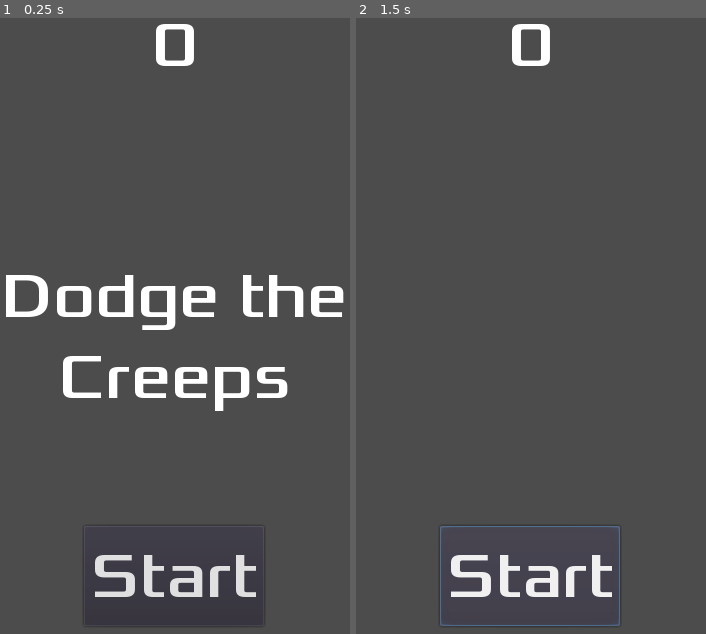
Above: before the commit, frames 1-2 (left to right).
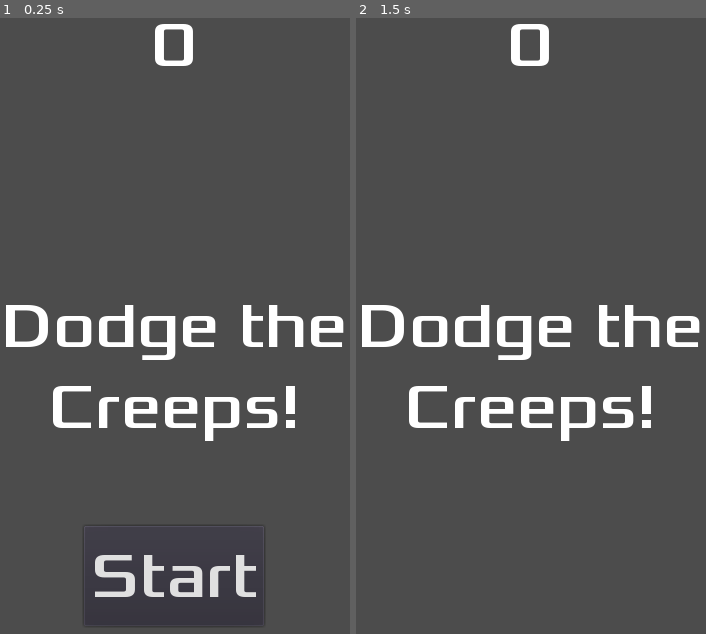
Above: after the commit, the same moments.

Repository: arthursiq5/dodge-the-creeps
Game: Godot game, scene res://HUD.tscn
Two runs of this game, one before a commit and one after it. Both use one fixed random seed, a clock stepped at 60 frames per second and the inputs below. The project has no main scene, so this scene is started directly.
Inputs (mouse positions are in pixels of both pictures, inside the frame that each line leads up to):
- Up to frame 1 (0.25 s): no input
- Up to frame 2 (1.5 s): click "Start" at 0.5 s; click (531, 578) at 1.25 s, where only the run before the commit has a clickable "Start"

The runs differ from the first frame. In frame 1, 8.4% of the frame differs, in the area x 1-99%, y 0-69%; in frame 2, 6.4%.

Commit message:
Corrigido jogo e adicionadas músicas

Diff:
--- a/HUD.gd
+++ b/HUD.gd
@@ -1,31 +1,31 @@
 extends CanvasLayer
 
 signal start_game
+
 
 func show_message(text):
 	$Message.text = text
 	$Message.show()
 	$MessageTimer.start()
 
+
 func show_game_over():
 	show_message("Game Over")
-	# espera até o MessageTimer terminar de contar
 	yield($MessageTimer, "timeout")
-
 	$Message.text = "Dodge the\nCreeps!"
 	$Message.show()
-
-	# cria um timer de 1 segundo e espera ele terminar
 	yield(get_tree().create_timer(1), "timeout")
 	$StartButton.show()
+
 
 func update_score(score):
 	$ScoreLabel.text = str(score)
 
-func _on_MessageTimer_timeout():
+
+func _on_StartButton_pressed():
 	$StartButton.hide()
 	emit_signal("start_game")
 
 
-func _on_StartButton_pressed():
+func _on_MessageTimer_timeout():
 	$Message.hide()
--- a/HUD.tscn
+++ b/HUD.tscn
@@ -1,20 +1,23 @@
-[gd_scene load_steps=4 format=2]
+[gd_scene load_steps=6 format=2]
 
-[ext_resource path="res://HUD.gd" type="Script" id=1]
-[ext_resource path="res://fonts/Xolonium-Regular.ttf" type="DynamicFontData" id=2]
+[ext_resource path="res://fonts/Xolonium-Regular.ttf" type="DynamicFontData" id=1]
+[ext_resource path="res://HUD.gd" type="Script" id=2]
 
 [sub_resource type="DynamicFont" id=1]
 size = 64
-font_data = ExtResource( 2 )
+font_data = ExtResource( 1 )
+
+[sub_resource type="InputEventAction" id=2]
+action = "ui_select"
+
+[sub_resource type="ShortCut" id=3]
+shortcut = SubResource( 2 )
 
 [node name="HUD" type="CanvasLayer"]
-script = ExtResource( 1 )
+script = ExtResource( 2 )
 
 [node name="ScoreLabel" type="Label" parent="."]
-anchor_left = 0.5
-anchor_right = 0.5
-margin_left = -22.5
-margin_right = 22.5
+anchor_right = 1.0
 margin_bottom = 78.0
 custom_fonts/font = SubResource( 1 )
 text = "0"
@@ -24,16 +27,13 @@
 }
 
 [node name="Message" type="Label" parent="."]
-anchor_left = 0.5
 anchor_top = 0.5
-anchor_right = 0.5
+anchor_right = 1.0
 anchor_bottom = 0.5
-margin_left = -173.5
-margin_top = -109.0
-margin_right = 173.5
-margin_bottom = 109.0
+margin_top = -79.5
+margin_bottom = 79.5
 custom_fonts/font = SubResource( 1 )
-text = "Dodge the Creeps"
+text = "Dodge the Creeps!"
 align = 1
 autowrap = true
 __meta__ = {
@@ -50,6 +50,7 @@
 margin_right = 90.0
 margin_bottom = -100.0
 custom_fonts/font = SubResource( 1 )
+shortcut = SubResource( 3 )
 text = "Start"
 __meta__ = {
 "_edit_use_anchors_": false
@@ -57,6 +58,7 @@
 
 [node name="MessageTimer" type="Timer" parent="."]
 wait_time = 2.0
+one_shot = true
 
 [connection signal="pressed" from="StartButton" to="." method="_on_StartButton_pressed"]
 [connection signal="timeout" from="MessageTimer" to="." method="_on_MessageTimer_timeout"]
--- a/Main.gd
+++ b/Main.gd
@@ -1,18 +1,21 @@
 extends Node
 
-export (PackedScene) var mob_scene
+export (PackedScene) var Mob
 var score
+
 
 func _ready():
 	randomize()
+
 
 func game_over():
 	$ScoreTimer.stop()
 	$MobTimer.stop()
 	$HUD.show_game_over()
 	get_tree().call_group("mobs", "queue_free")
-	#$Music.stop()
-	#$DeathSound.play()
+	$Music.stop()
+	$DeathSound.play()
+
 
 func new_game():
 	score = 0
@@ -20,36 +23,32 @@
 	$StartTimer.start()
 	$HUD.update_score(score)
 	$HUD.show_message("Get Ready")
-	#$Music.play()
+	$Music.play()
+
+
+func _on_MobTimer_timeout():
+	# Choose a random location on Path2D.
+	$MobPath/MobSpawnLocation.offset = randi()
+	# Create a Mob instance and add it to the scene.
+	var mob = Mob.instance()
+	add_child(mob)
+	# Set the mob's direction perpendicular to the path direction.
+	var direction = $MobPath/MobSpawnLocation.rotation + PI / 2
+	# Set the mob's position to a random location.
+	mob.position = $MobPath/MobSpawnLocation.position
+	# Add some randomness to the direction.
+	direction += rand_range(-PI / 4, PI / 4)
+	mob.rotation = direction
+	# Set the velocity (speed & direction).
+	mob.linear_velocity = Vector2(rand_range(mob.min_speed, mob.max_speed), 0)
+	mob.linear_velocity = mob.linear_velocity.rotated(direction)
+
+
+func _on_ScoreTimer_timeout():
+	score += 1
+	$HUD.update_score(score)
 
 
 func _on_StartTimer_timeout():
 	$MobTimer.start()
 	$ScoreTimer.start()
-
-func _on_ScoreTimer_timeout():
-	score += 1
-	$HUD.update_score(score)
-
-func _on_MobTimer_timeout():
-	var mob = mob_scene.instance()
-	var mob_spawn_location = get_node("MobPath/MobSpawnLocation")
-
-	# escolhe um local aleatório para o Path2D
-	$MobPath/MobSpawnLocation.offset = randi()
-
-	# Seleciona uma direção perpendicular ao caminho para o mob
-	var direction = mob_spawn_location.rotation + PI / 2
-
-	# define a posição do mob para um local aleatório
-	mob.position = mob_spawn_location.position
-
-	# adiciona detalhes randômicos à direção
-	direction += rand_range(-PI / 4, PI / 4)
-	mob.rotation = direction
-
-	# define a velocidade do mob
-	var velocity = Vector2(rand_range(150.0, 250.0), 0.0)
-	mob.linear_velocity = velocity.rotated(direction)
-
-	add_child(mob)
--- a/Main.tscn
+++ b/Main.tscn
@@ -1,9 +1,11 @@
-[gd_scene load_steps=6 format=2]
+[gd_scene load_steps=8 format=2]
 
 [ext_resource path="res://Player.tscn" type="PackedScene" id=1]
 [ext_resource path="res://Main.gd" type="Script" id=2]
 [ext_resource path="res://Mob.tscn" type="PackedScene" id=3]
 [ext_resource path="res://HUD.tscn" type="PackedScene" id=4]
+[ext_resource path="res://art/House In a Forest Loop.ogg" type="AudioStream" id=5]
+[ext_resource path="res://art/gameover.wav" type="AudioStream" id=6]
 
 [sub_resource type="Curve2D" id=1]
 _data = {
@@ -12,7 +14,7 @@
 
 [node name="Main" type="Node"]
 script = ExtResource( 2 )
-mob_scene = ExtResource( 3 )
+Mob = ExtResource( 3 )
 
 [node name="ColorRect" type="ColorRect" parent="."]
 anchor_right = 1.0
@@ -34,7 +36,7 @@
 one_shot = true
 
 [node name="StartPosition" type="Position2D" parent="."]
-position = Vector2( 240, 400 )
+position = Vector2( 240, 450 )
 
 [node name="MobPath" type="Path2D" parent="."]
 curve = SubResource( 1 )
@@ -43,6 +45,12 @@
 
 [node name="HUD" parent="." instance=ExtResource( 4 )]
 
+[node name="Music" type="AudioStreamPlayer" parent="."]
+stream = ExtResource( 5 )
+
+[node name="DeathSound" type="AudioStreamPlayer" parent="."]
+stream = ExtResource( 6 )
+
 [connection signal="hit" from="Player" to="." method="game_over"]
 [connection signal="timeout" from="MobTimer" to="." method="_on_MobTimer_timeout"]
 [connection signal="timeout" from="ScoreTimer" to="." method="_on_ScoreTimer_timeout"]
--- a/Player.gd
+++ b/Player.gd
@@ -1,17 +1,14 @@
 extends Area2D
+
 signal hit
 
-export var speed = 400 # velocidade (pixels/sec)
-var screen_size # tamanho da tela
+export var speed = 400
+var screen_size
 
 func _ready():
 	screen_size = get_viewport_rect().size
 	hide()
 
-func start(pos):
-	position = pos
-	show()
-	$CollisionShape2D.disabled = false
 
 func _process(delta):
 	var velocity = Vector2()  # The player's movement vector.
@@ -42,7 +39,14 @@
 		$AnimatedSprite.animation = "up"
 		$AnimatedSprite.flip_v = velocity.y > 0
 
+
 func _on_Player_body_entered(body):
 	hide()  # Player disappears after being hit.
 	emit_signal("hit")
 	$CollisionShape2D.set_deferred("disabled", true)
+
+
+func start(pos):
+	position = pos
+	show()
+	$CollisionShape2D.disabled = false
--- a/Player.tscn
+++ b/Player.tscn
@@ -8,31 +8,29 @@
 
 [sub_resource type="SpriteFrames" id=1]
 animations = [ {
-"frames": [ ExtResource( 3 ), ExtResource( 2 ) ],
+"frames": [ ExtResource( 3 ), ExtResource( 4 ) ],
 "loop": true,
 "name": "up",
 "speed": 5.0
 }, {
-"frames": [ ExtResource( 4 ), ExtResource( 1 ) ],
+"frames": [ ExtResource( 2 ), ExtResource( 1 ) ],
 "loop": true,
 "name": "walk",
 "speed": 5.0
 } ]
 
 [sub_resource type="CapsuleShape2D" id=2]
-radius = 27.0
-height = 14.0
+radius = 27.5526
+height = 13.2269
 
 [node name="Player" type="Area2D"]
 script = ExtResource( 5 )
-__meta__ = {
-"_edit_group_": true
-}
 
 [node name="AnimatedSprite" type="AnimatedSprite" parent="."]
 scale = Vector2( 0.5, 0.5 )
 frames = SubResource( 1 )
-animation = "up"
+animation = "walk"
 
 [node name="CollisionShape2D" type="CollisionShape2D" parent="."]
 shape = SubResource( 2 )
+[connection signal="body_entered" from="." to="." method="_on_Player_body_entered"]
